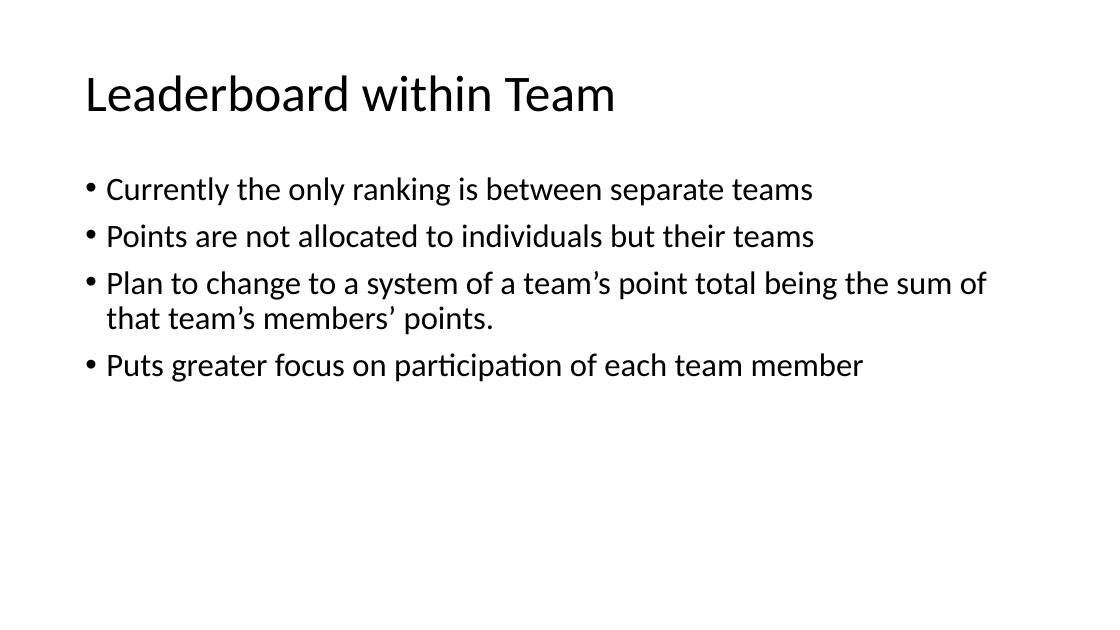
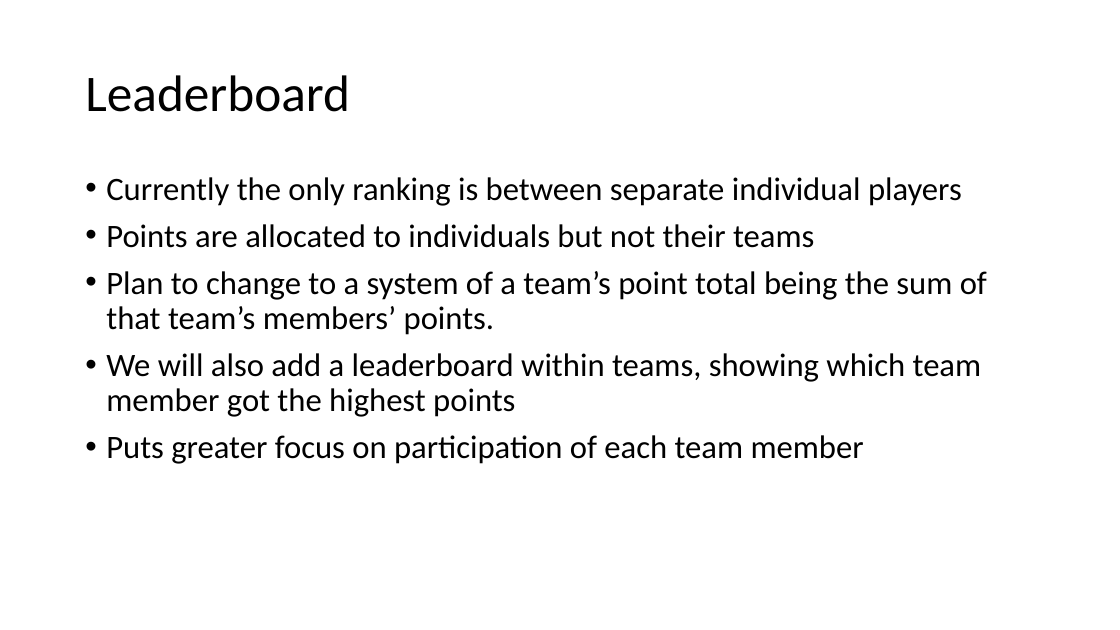
Before and after one commit to Dias2406/king-of-uni, a slide deck: slide 4 of Future developments.pptx (slide 3 before the commit). Drawn at 1120x630 pixels with LibreOffice and Linux fonts; fonts in the diff are those of the drawing. Boxes give left, top, right and bottom in pixels: in the first picture for what was removed or moved away, otherwise in the second. Text is boxed around its words. In the diff, an @@ line names an element or a change of style, - is before the commit and + after.

Commit message:
ppt update

```diff
--- a/Future developments.pptx
+++ b/Future developments.pptx
@@ title at box(85, 75, 350, 112): text changed @@
-Leaderboard within Team
+Leaderboard
@@ text at box(106, 177, 962, 248): text changed @@
-• Currently the only ranking is between separate teams
-• Points are not allocated to individuals but their teams
+• Currently the only ranking is between separate individual players
+• Points are allocated to individuals but not their teams
@@ text at box(106, 353, 982, 417): paragraph added @@
+• We will also add a leaderboard within teams, showing which team member got the highest points
```
Also in this commit, not shown: 3 other slides changed.
